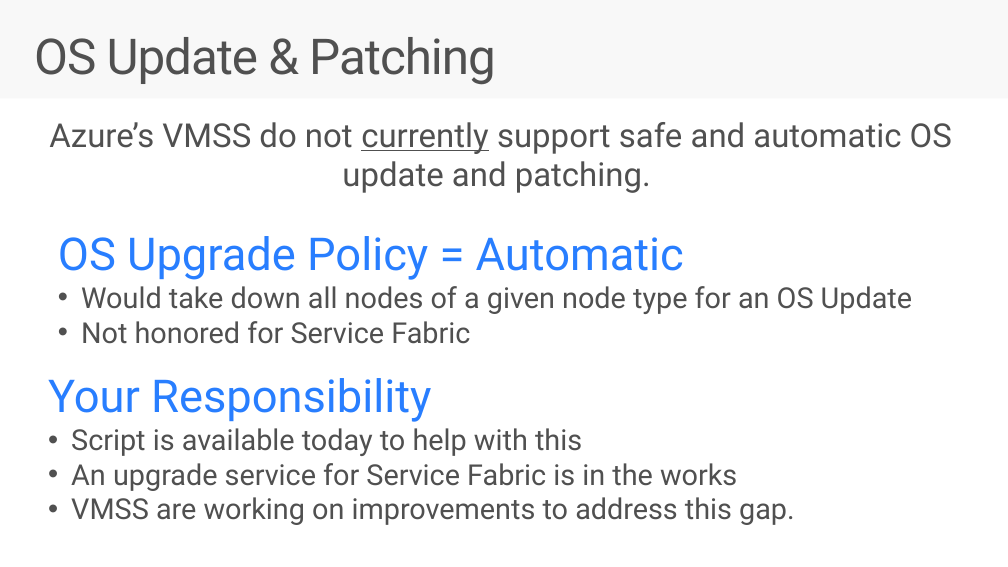
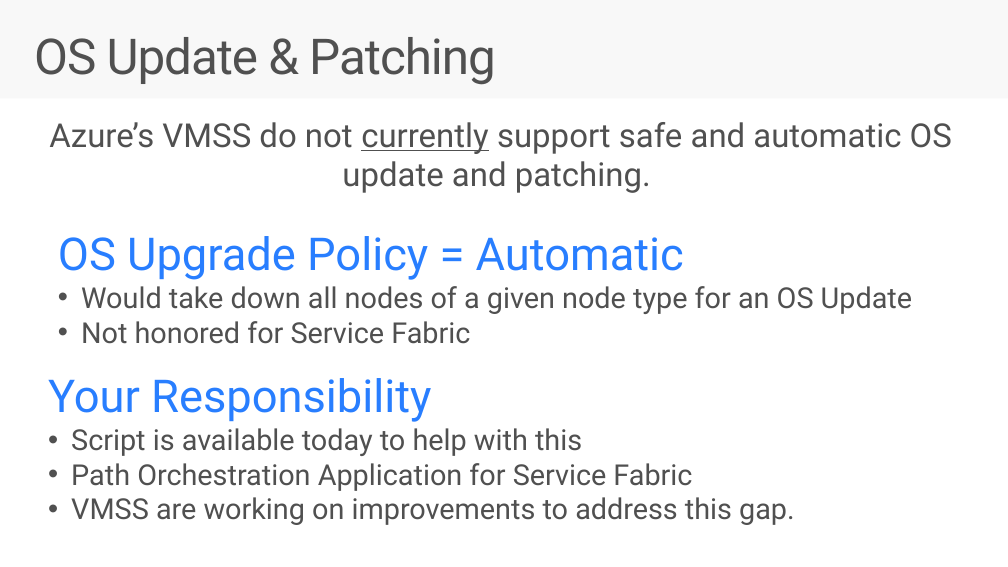
Before and after one commit to brentstineman/PersonalStuff, a slide deck: slide 13 of Presentations/Service Fabric/ServiceFabric - Real World.pptx. Drawn at 1008x567 pixels with LibreOffice and Linux fonts; fonts in the diff are those of the drawing. Boxes give left, top, right and bottom in pixels: in the first picture for what was removed or moved away, otherwise in the second. Text is boxed around its words. In the diff, an @@ line names an element or a change of style, - is before the commit and + after.

```diff
--- a/Presentations/Service Fabric/ServiceFabric - Real World.pptx
+++ b/Presentations/Service Fabric/ServiceFabric - Real World.pptx
@@ text at (71,463,692,491): text changed @@
-• An upgrade service for Service Fabric is in the works
+• Path Orchestration Application for Service Fabric
```
Also in this commit, not shown: 3 other slides changed, 1 other file.
